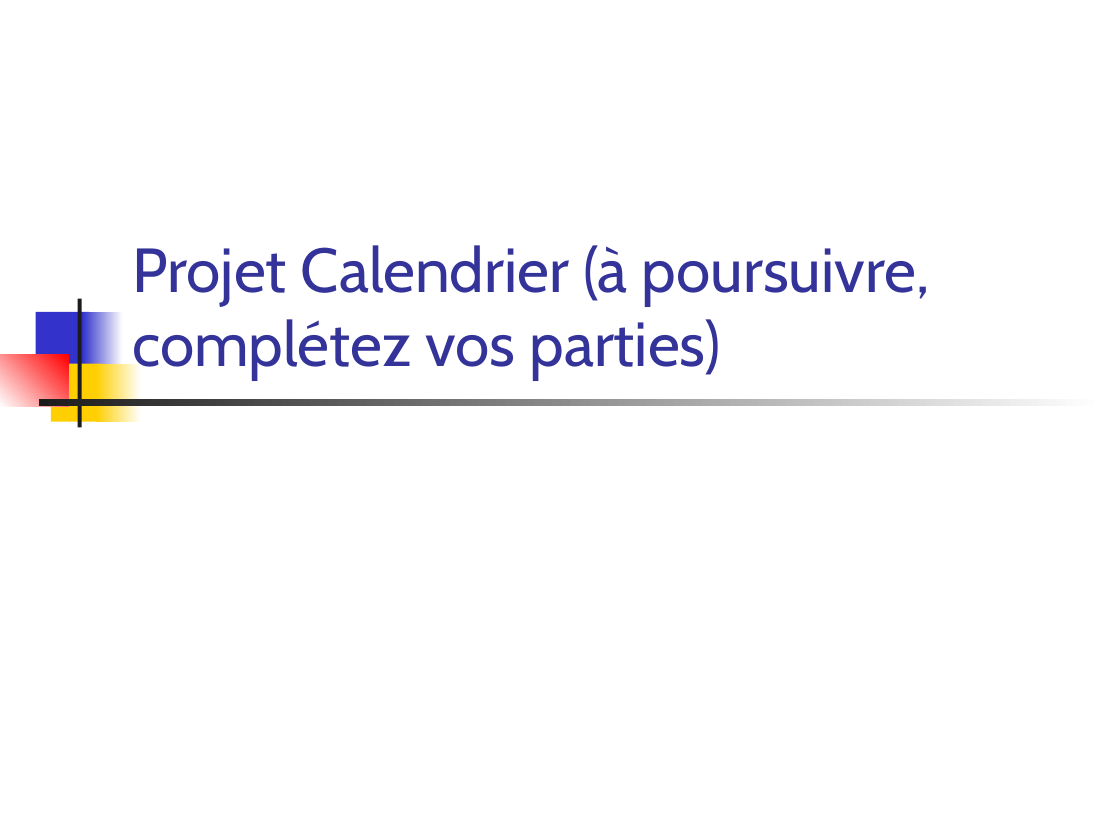
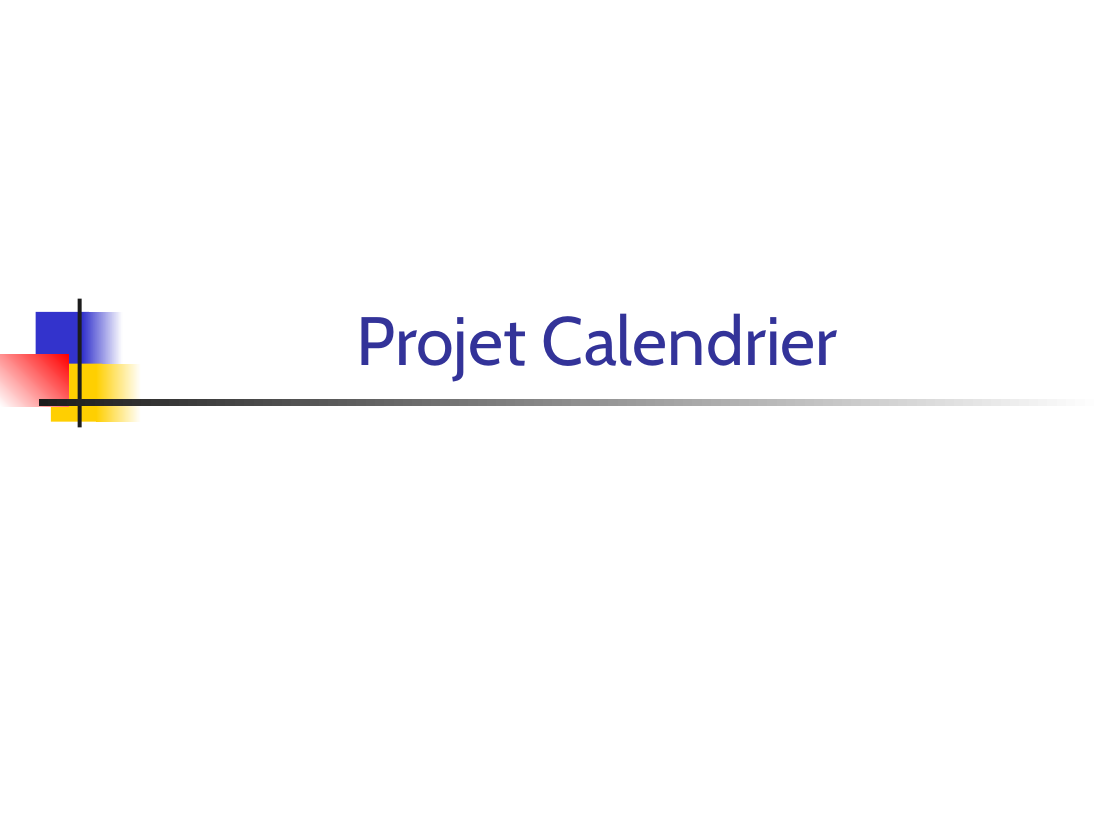
Before and after one commit to becharib/Calendar, a slide deck: slide 1 of Présentation/Soutenance projet.ppt. Drawn at 1120x840 pixels with LibreOffice and Linux fonts; fonts in the diff are those of the drawing. Boxes give left, top, right and bottom in pixels: in the first picture for what was removed or moved away, otherwise in the second. Text is boxed around its words. In the diff, an @@ line names an element or a change of style, - is before the commit and + after.

Commit message:
Ajout de la partie sur l'IHM dans le diaporama

```diff
--- a/Présentation/Soutenance projet.ppt
+++ b/Présentation/Soutenance projet.ppt
@@ title at [357, 313, 838, 380]: text changed; size 40 to 44 pt @@
-Projet Calendrier (à poursuivre, complétez vos parties)
+Projet Calendrier
```
Also in this commit, not shown: 1 other slide changed, 2 slides added, 4 other files.
